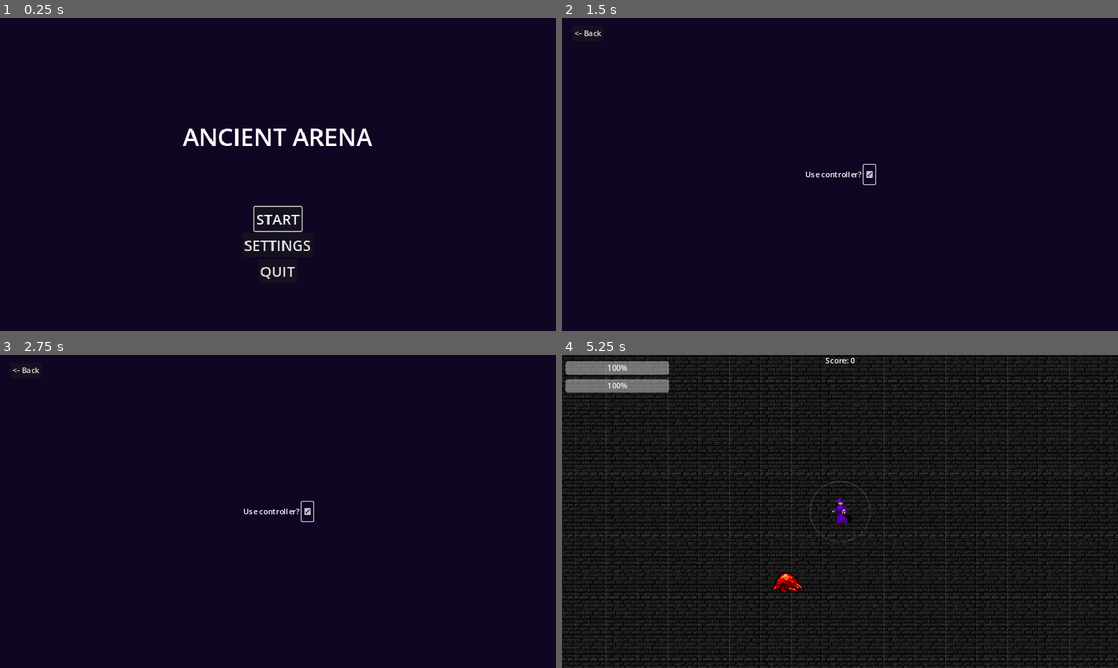
Above: before the commit, frames 1-4 (two rows, left to right).
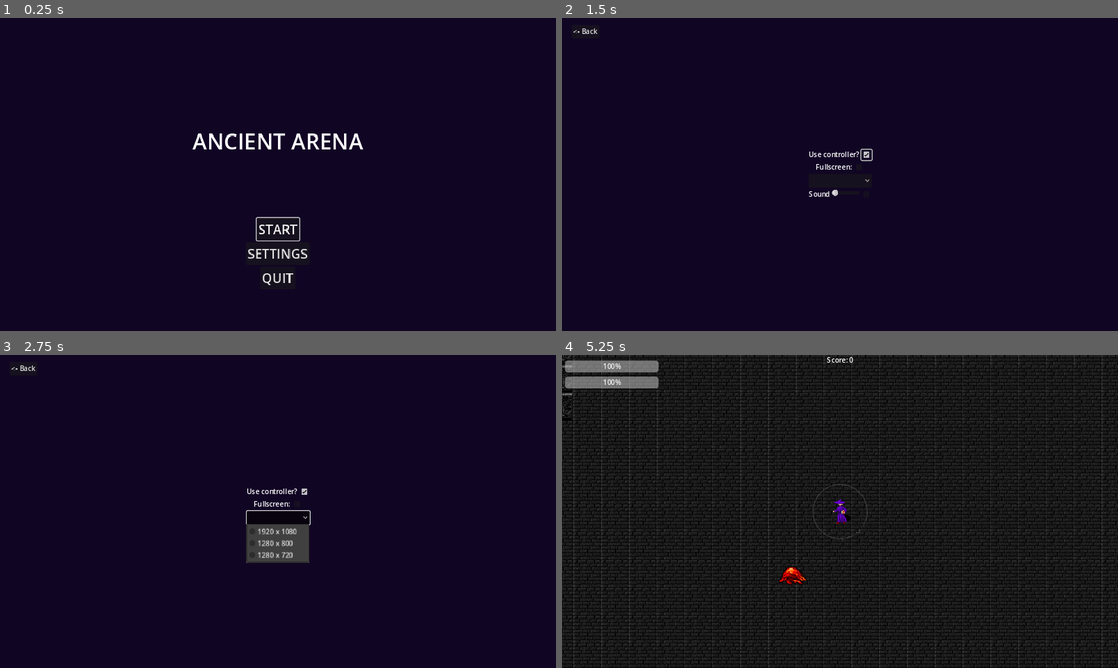
Above: after the commit, the same moments.

Repository: adrianwhatfield/ancient-arena
Game: Godot game, scene res://Scenes/main_menu.tscn
Same seed, same stepped clock (60 frames per second), same inputs: the game is played once before the commit and once after it.
Inputs (mouse positions are in pixels of both pictures, inside the frame that each line leads up to; where the layout moved, square brackets give the same spot in the first picture):
- Up to frame 1 (0.25 s): no input
- Up to frame 2 (1.5 s): click "SETTINGS" at 0.5 s; click (867, 155) [867, 174] at 1.25 s
- Up to frame 3 (2.75 s): click (278, 517) at 2.02 s
- Up to frame 4 (5.25 s): click (867, 530) at 2.77 s; click (840, 517) at 3.5 s, where only the run after the commit has a clickable "1920 x 1080"; click "<- Back" at 4.25 s; click "START" at 5 s

The runs differ from the first frame. In frame 1, 2.0% of the frame differs, in the area x 32-67%, y 35-86%; in frame 2, 0.5%; in frame 3, 1.8%; in frame 4, 21%, in the area x 0-100%, y 0-100%.

Commit message:
Add settings

Diff:
--- a/ancient_arena/Scenes/settings_menu.tscn
+++ b/ancient_arena/Scenes/settings_menu.tscn
@@ -20,29 +20,6 @@
 grow_vertical = 2
 color = Color(0.0666667, 0.0196078, 0.141176, 1)
 
-[node name="HBoxContainer" type="HBoxContainer" parent="."]
-layout_mode = 1
-anchors_preset = 8
-anchor_left = 0.5
-anchor_top = 0.5
-anchor_right = 0.5
-anchor_bottom = 0.5
-offset_left = -72.5
-offset_top = -20.0
-offset_right = 72.5
-offset_bottom = 20.0
-grow_horizontal = 2
-grow_vertical = 2
-
-[node name="Label" type="Label" parent="HBoxContainer"]
-layout_mode = 2
-text = "Use controller?"
-horizontal_alignment = 1
-vertical_alignment = 1
-
-[node name="CheckBox" type="CheckBox" parent="HBoxContainer"]
-layout_mode = 2
-
 [node name="Button" type="Button" parent="."]
 layout_mode = 0
 offset_left = 22.0
@@ -51,5 +28,75 @@
 offset_bottom = 47.0
 text = "<- Back"
 
-[connection signal="pressed" from="HBoxContainer/CheckBox" to="." method="_on_check_box_pressed"]
+[node name="Settings" type="VBoxContainer" parent="."]
+layout_mode = 1
+anchors_preset = 8
+anchor_left = 0.5
+anchor_top = 0.5
+anchor_right = 0.5
+anchor_bottom = 0.5
+offset_left = -72.5
+offset_top = -27.0
+offset_right = 72.5
+offset_bottom = 27.0
+grow_horizontal = 2
+grow_vertical = 2
+
+[node name="Gamepad" type="HBoxContainer" parent="Settings"]
+layout_mode = 2
+alignment = 1
+
+[node name="Label" type="Label" parent="Settings/Gamepad"]
+layout_mode = 2
+text = "Use controller?"
+horizontal_alignment = 1
+vertical_alignment = 1
+
+[node name="CheckBox" type="CheckBox" parent="Settings/Gamepad"]
+layout_mode = 2
+
+[node name="Fullscreen" type="HBoxContainer" parent="Settings"]
+layout_mode = 2
+alignment = 1
+
+[node name="Label" type="Label" parent="Settings/Fullscreen"]
+layout_mode = 2
+text = "Fullscreen:"
+
+[node name="FullscreenCheck" type="CheckBox" parent="Settings/Fullscreen"]
+layout_mode = 2
+
+[node name="Resolution" type="OptionButton" parent="Settings"]
+layout_mode = 2
+item_count = 3
+popup/item_0/text = "1920 x 1080"
+popup/item_0/id = 0
+popup/item_1/text = "1280 x 800"
+popup/item_1/id = 1
+popup/item_2/text = "1280 x 720"
+popup/item_2/id = 2
+
+[node name="Sound" type="HBoxContainer" parent="Settings"]
+layout_mode = 2
+alignment = 1
+
+[node name="Label" type="Label" parent="Settings/Sound"]
+layout_mode = 2
+text = "Sound"
+horizontal_alignment = 1
+
+[node name="Volume" type="HSlider" parent="Settings/Sound"]
+layout_mode = 2
+size_flags_horizontal = 3
+max_value = 1.0
+step = 0.001
+
+[node name="Mute" type="CheckBox" parent="Settings/Sound"]
+layout_mode = 2
+
 [connection signal="pressed" from="Button" to="." method="_on_button_pressed"]
+[connection signal="pressed" from="Settings/Gamepad/CheckBox" to="." method="_on_check_box_pressed"]
+[connection signal="toggled" from="Settings/Fullscreen/FullscreenCheck" to="." method="_on_fullscreen_check_toggled"]
+[connection signal="item_selected" from="Settings/Resolution" to="." method="_on_resolution_item_selected"]
+[connection signal="value_changed" from="Settings/Sound/Volume" to="." method="_on_volume_value_changed"]
+[connection signal="toggled" from="Settings/Sound/Mute" to="." method="_on_mute_toggled"]
--- a/ancient_arena/Scripts/settings_menu.gd
+++ b/ancient_arena/Scripts/settings_menu.gd
@@ -1,19 +1,42 @@
 extends Control
 
+@onready var gamepad = $Settings/Gamepad/CheckBox
 
-# Called when the node enters the scene tree for the first time.
+var bus_name = "Master"
+var bus_index = 0
+
 func _ready():
-	$HBoxContainer/CheckBox.grab_focus()
-
-
-# Called every frame. 'delta' is the elapsed time since the previous frame.
-func _process(delta):
-	pass
-
+	gamepad.grab_focus()
 
 func _on_check_box_pressed():
 	Stats.gamepad = true
 
-
 func _on_button_pressed():
 	get_tree().change_scene_to_file("res://Scenes/main_menu.tscn")
+
+
+func _on_fullscreen_check_toggled(button_pressed):
+	if button_pressed == true:
+		var resolution = DisplayServer.screen_get_size()
+		DisplayServer.window_set_size(resolution)
+		DisplayServer.window_set_mode(DisplayServer.WINDOW_MODE_FULLSCREEN)
+	else:
+		DisplayServer.window_set_mode(DisplayServer.WINDOW_MODE_WINDOWED)
+
+
+func _on_resolution_item_selected(index):
+	match index:
+		0: DisplayServer.window_set_size(Vector2(1920, 1080))
+		1: DisplayServer.window_set_size(Vector2(1280, 800))
+		2: DisplayServer.window_set_size(Vector2(1280, 720))
+
+
+func _on_mute_toggled(button_pressed):
+	if button_pressed == true:
+		AudioServer.set_bus_mute(bus_index, true)
+	else:
+		AudioServer.set_bus_mute(bus_index, false)
+
+
+func _on_volume_value_changed(value):
+	AudioServer.set_bus_volume_db(bus_index, linear_to_db(value))
--- a/ancient_arena/project.godot
+++ b/ancient_arena/project.godot
@@ -21,7 +21,10 @@
 
 [display]
 
+window/size/viewport_width=1280
+window/size/viewport_height=720
 window/stretch/mode="canvas_items"
+window/stretch/aspect="expand"
 
 [input]
 
